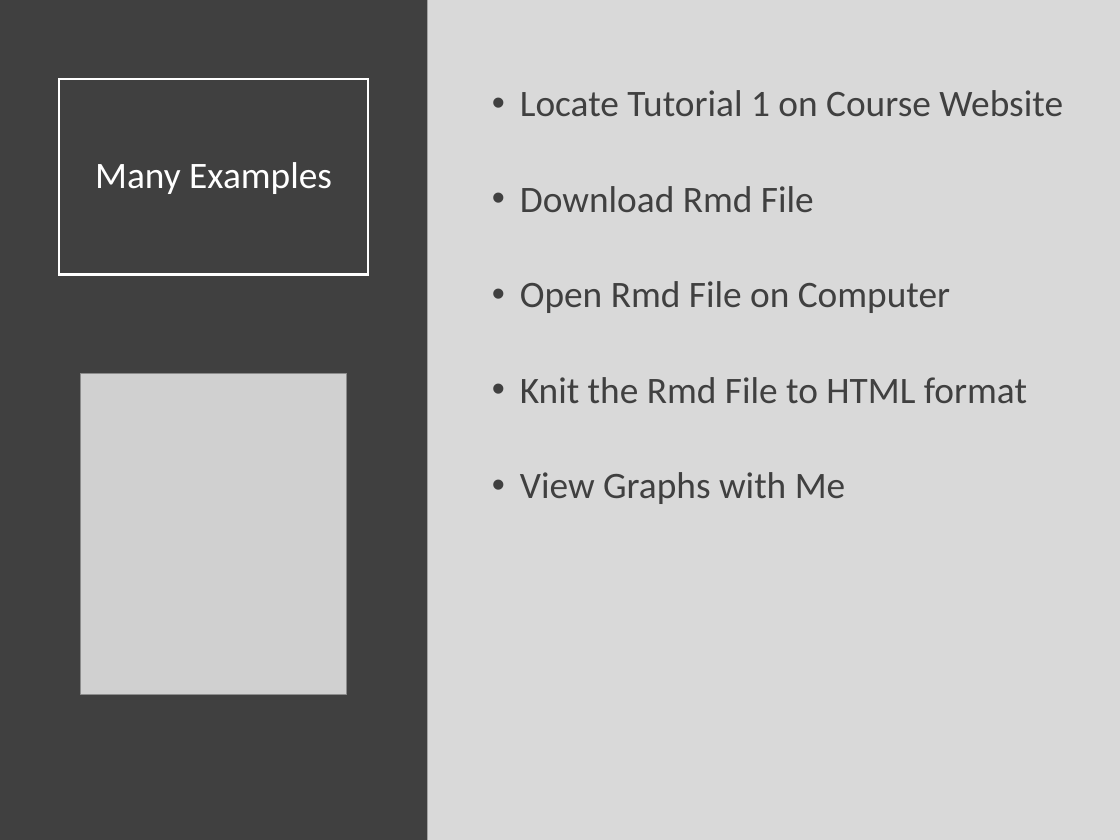
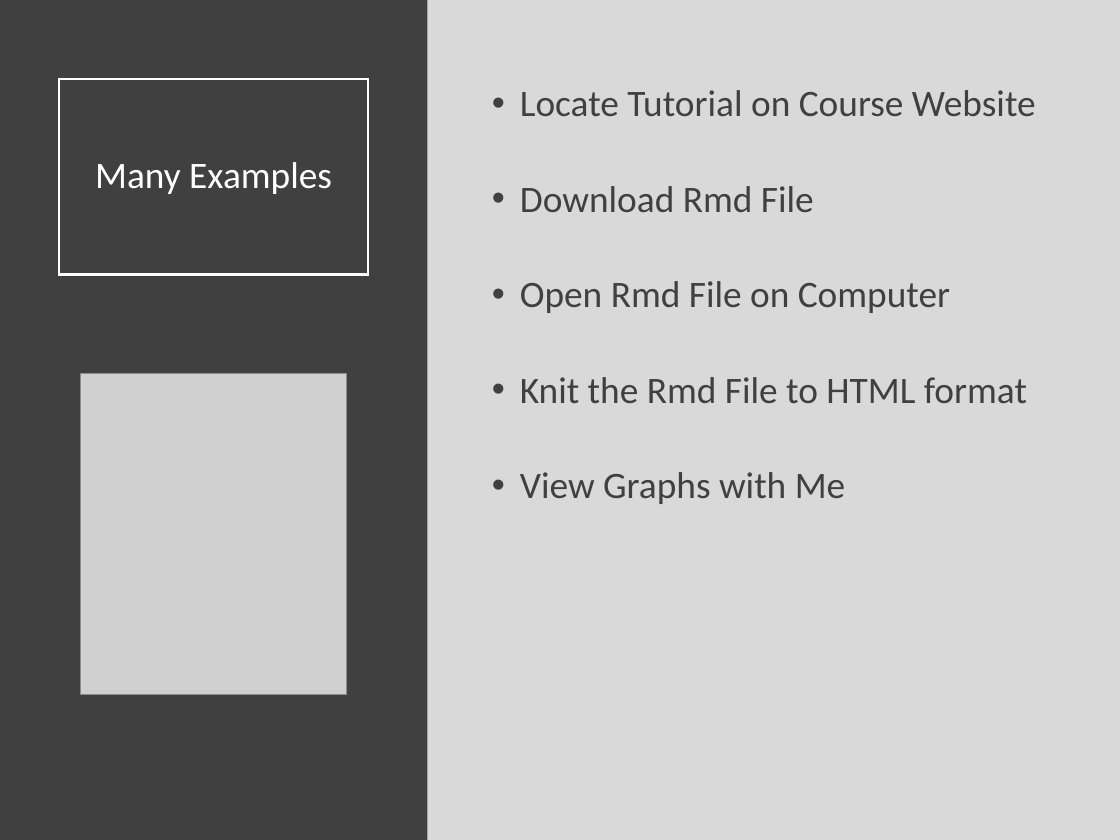
Before and after one commit to Yixf-Self/STOR320_WEBSITE, a slide deck: slide 8 of Lecture/Data Visualization/Data_Visualization_Lecture.pptx. Drawn at 1120x840 pixels with LibreOffice and Linux fonts; fonts in the diff are those of the drawing; grey boxes stand for pictures. Boxes give left, top, right and bottom in pixels: in the first picture for what was removed or moved away, otherwise in the second. Text is boxed around its words. In the diff, an @@ line names an element or a change of style, - is before the commit and + after.

```diff
--- a/Lecture/Data Visualization/Data_Visualization_Lecture.pptx
+++ b/Lecture/Data Visualization/Data_Visualization_Lecture.pptx
@@ text at [520, 90, 1036, 116]: text changed @@
-• Locate Tutorial 1 on Course Website
+• Locate Tutorial on Course Website
```
Also in this commit, not shown: 20 other files.
